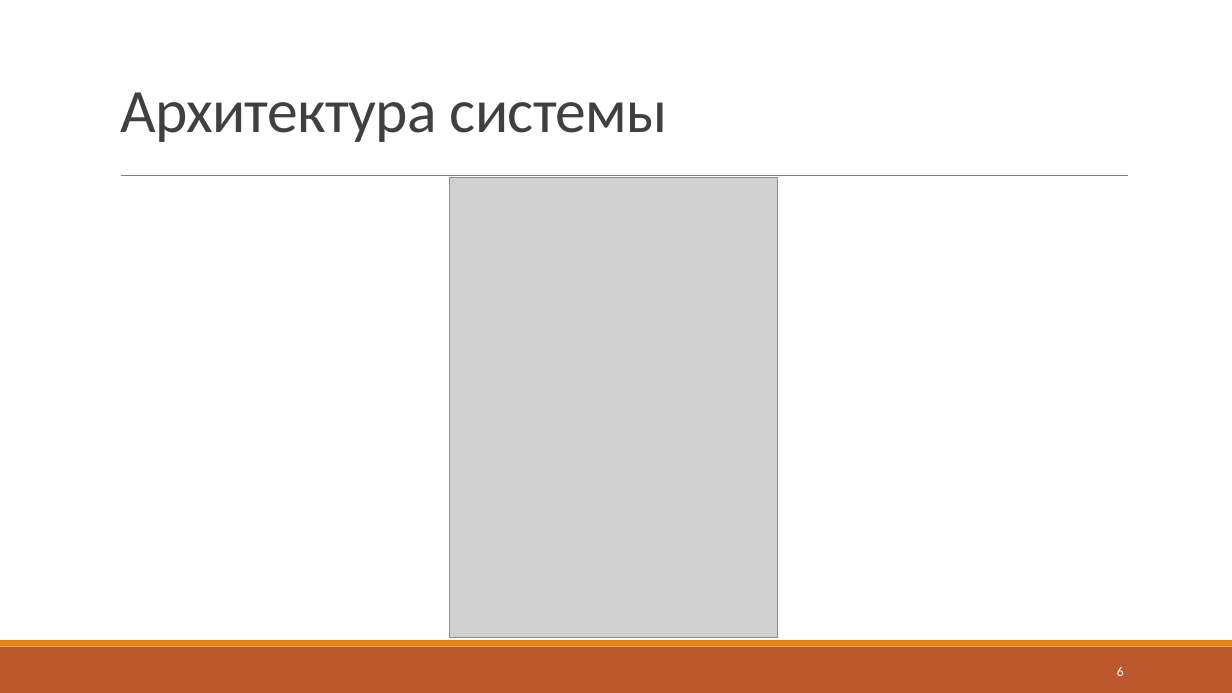
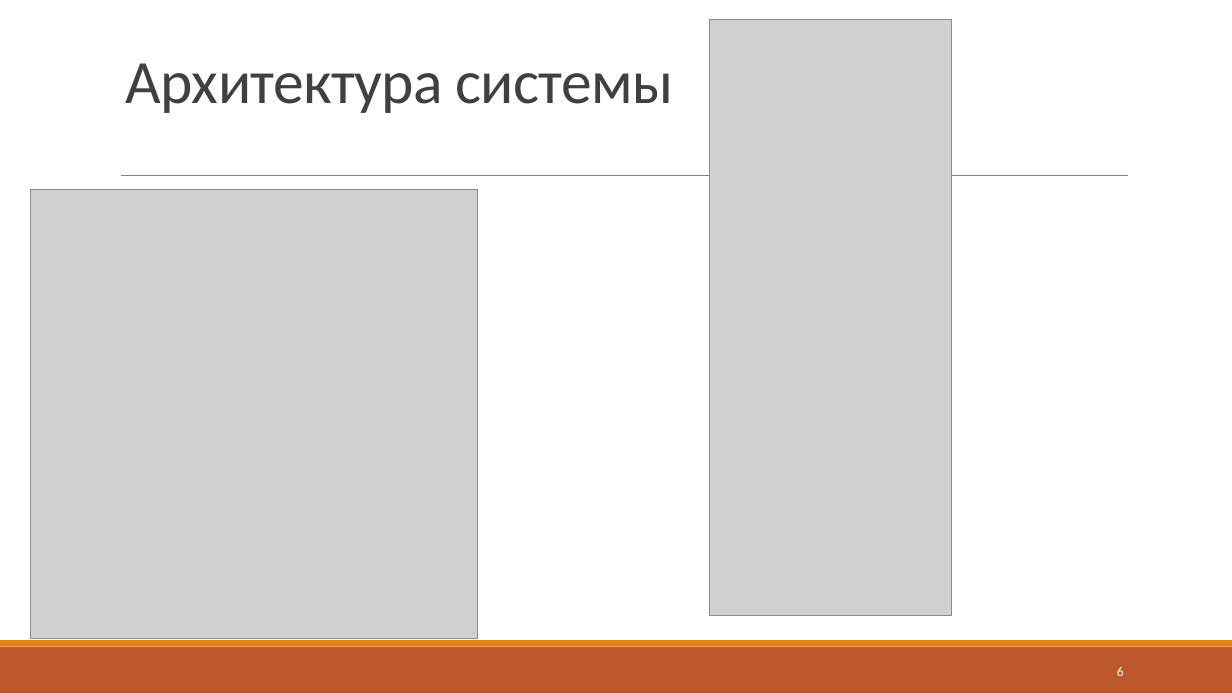
Before and after one commit to J-CITY/METADATA-EXTRACTOR, a slide deck: slide 6 of report.pptx. Drawn at 1232x693 pixels with LibreOffice and Linux fonts; fonts in the diff are those of the drawing; grey boxes stand for pictures. Boxes give left, top, right and bottom in pixels: in the first picture for what was removed or moved away, otherwise in the second. Text is boxed around its words. In the diff, an @@ line names an element or a change of style, - is before the commit and + after.

```diff
--- a/report.pptx
+++ b/report.pptx
@@ title "Архитектура системы": place and size @@
-title "Архитектура системы" at bbox=[120, 92, 668, 142]
+title "Архитектура системы" at bbox=[126, 63, 674, 113]
@@ picture added at bbox=[710, 19, 953, 616] @@
@@ picture removed at bbox=[450, 177, 778, 639] @@
@@ picture added at bbox=[30, 189, 477, 639] @@
```
Also in this commit, not shown: 4 other slides changed, 1 other file.
